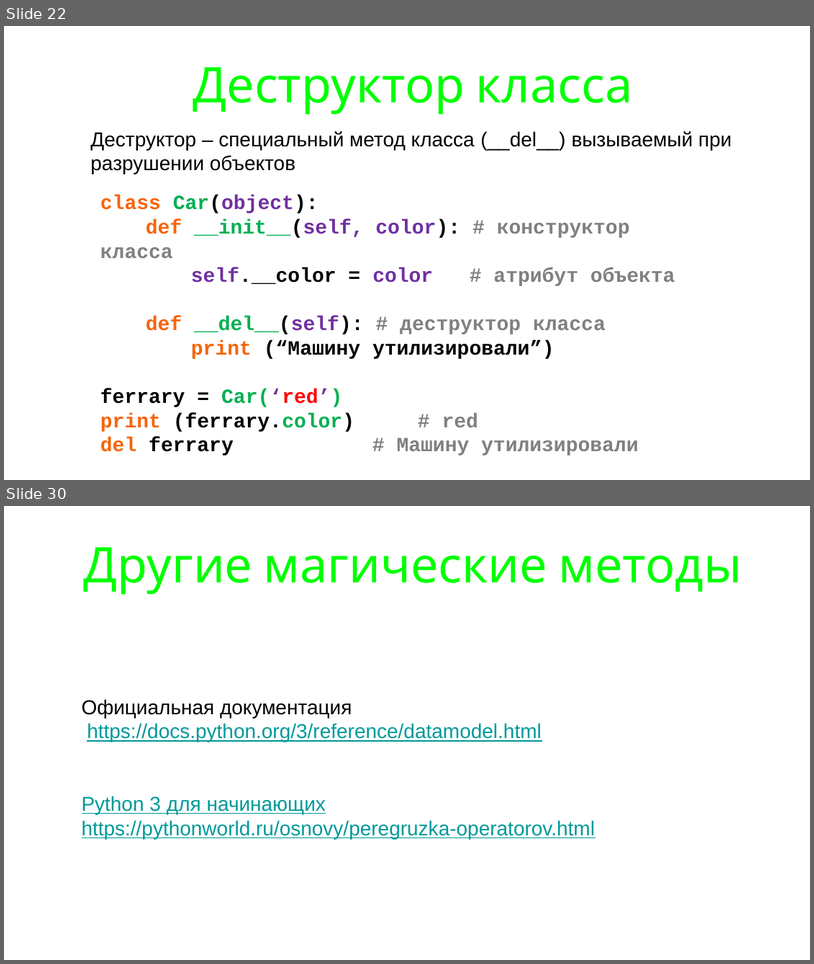
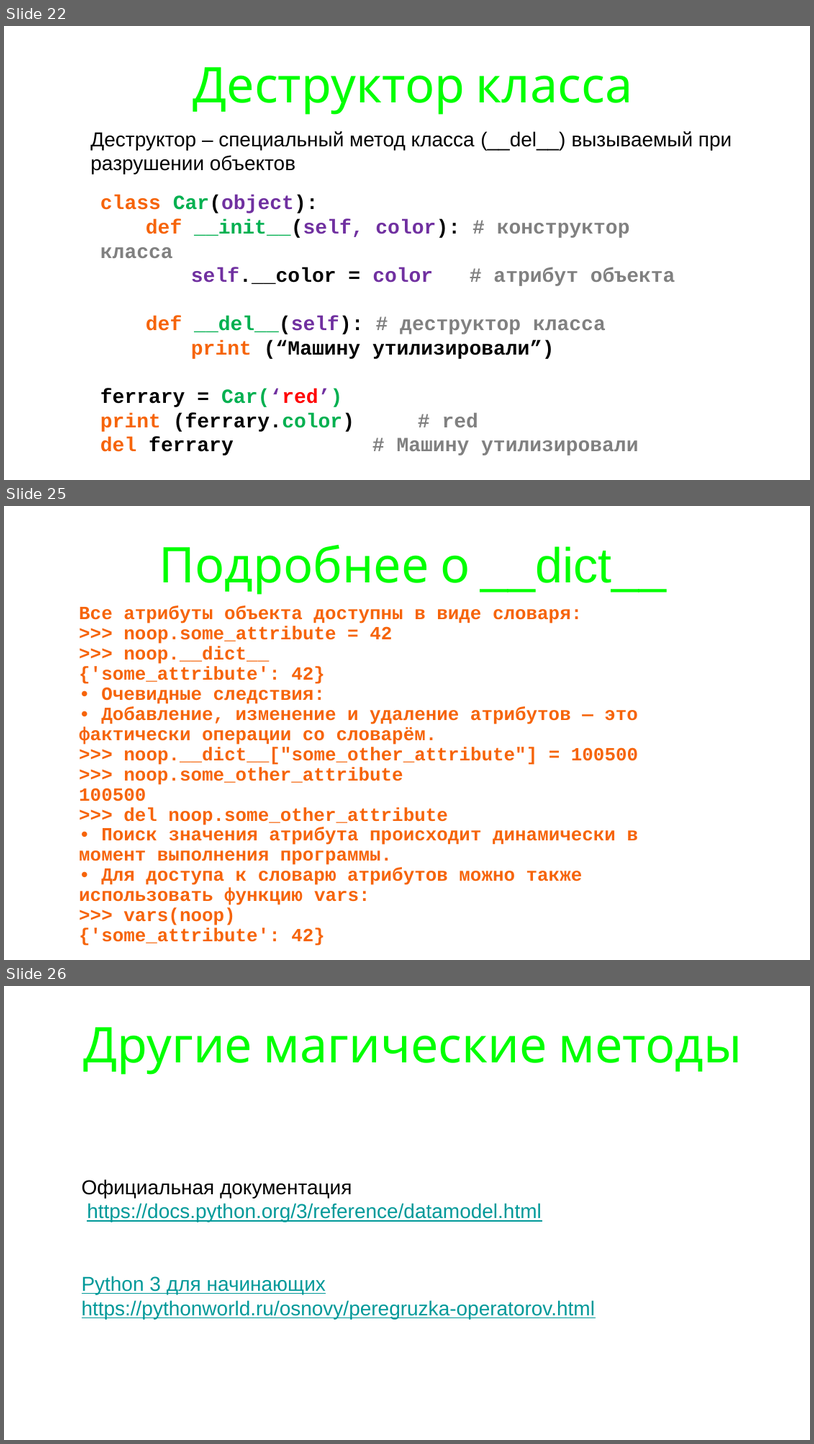
Before and after one commit to maxchv/LearnPython, a slide deck: week08/oop.pptx. Shown one above the other, each under a label of ours: slides 22 and 30 before the commit, slides 22, 25 and 26 after it; the slides between them are not shown. The pictures are 814x964 and 814x1444 pixels, drawn with LibreOffice and Linux fonts; fonts in the diff are those of the drawing. Boxes give left, top, right and bottom in pixels: in the first picture for what was removed or moved away, otherwise in the second. Text is boxed around its words. In the diff, an @@ line names an element or a change of style, - is before the commit and + after.

```diff
--- a/week08/oop.pptx
+++ b/week08/oop.pptx
@@ slide 25 added at <box>4,506,810,960</box>, background #FFFFFF @@
@@ title added at <box>159,545,667,595</box>, 78 pt, text #00FF00 @@
+Подробнее о __dict__
@@ text added at <box>79,605,639,945</box>, 29.6 pt, text #F6640A, bold @@
+Все атрибуты объекта доступны в виде словаря:
+>>> noop.some_attribute = 42
+>>> noop.__dict__
+{'some_attribute': 42}
+• Очевидные следствия:
+• Добавление, изменение и удаление атрибутов — это
+фактически операции со словарём.
+>>> noop.__dict__["some_other_attribute"] = 100500
+>>> noop.some_other_attribute
+100500
+>>> del noop.some_other_attribute
+• Поиск значения атрибута происходит динамически в
+момент выполнения программы.
+• Для доступа к словарю атрибутов можно также
+использовать функцию vars:
+>>> vars(noop)
+{'some_attribute': 42}
@@ what was slide 30 is now slide 26 @@
```
Also in this commit, not shown: 1 slide changed, 2 other slides added, 7 slides removed, 5 other files.
